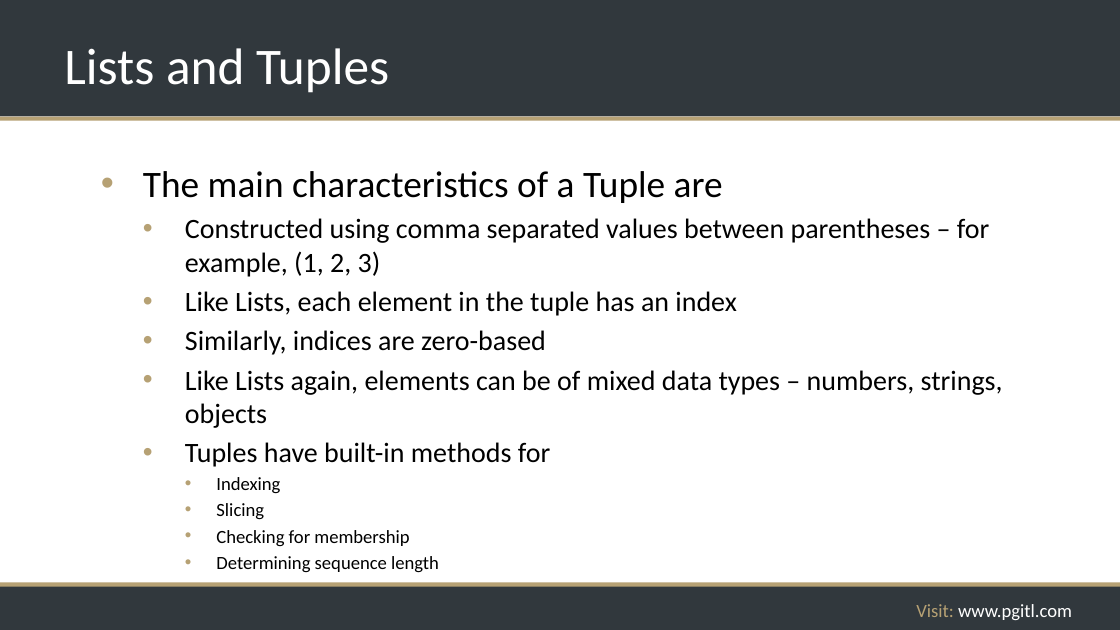
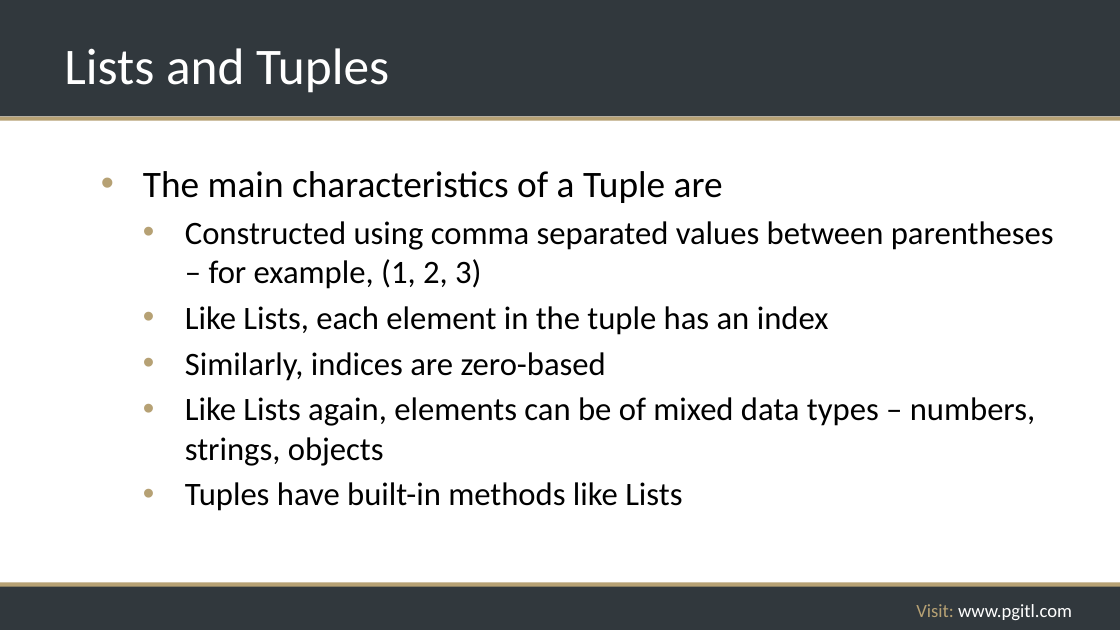
Before and after one commit to rikkouri/project-a, a slide deck: slide 88 of Programming Foundations.pptx (slide 89 before the commit). Drawn at 1120x630 pixels with LibreOffice and Linux fonts; fonts in the diff are those of the drawing; background and template pictures are left out. Boxes give left, top, right and bottom in pixels: in the first picture for what was removed or moved away, otherwise in the second. Text is boxed around its words. In the diff, an @@ line names an element or a change of style, - is before the commit and + after.

```diff
--- a/Programming Foundations.pptx
+++ b/Programming Foundations.pptx
@@ text at [185, 221, 1054, 466]: size 24 to 28 pt in "Constructed using comma separated values between parentheses ...", "Like Lists, each element in the tuple ...", "Similarly, indices are zero-based", "Like Lists again, elements can be of ..." @@
@@ text at [185, 482, 682, 511]: text changed; size 16 to 28 pt @@
-  • Tuples have built-in methods for
-    • Indexing
-    • Slicing
-    • Checking for membership
-    • Determining sequence length
+  • Tuples have built-in methods like Lists
```
Also in this commit, not shown: 21 other slides changed, 7 slides added, 1 slide removed, 1 other file.
